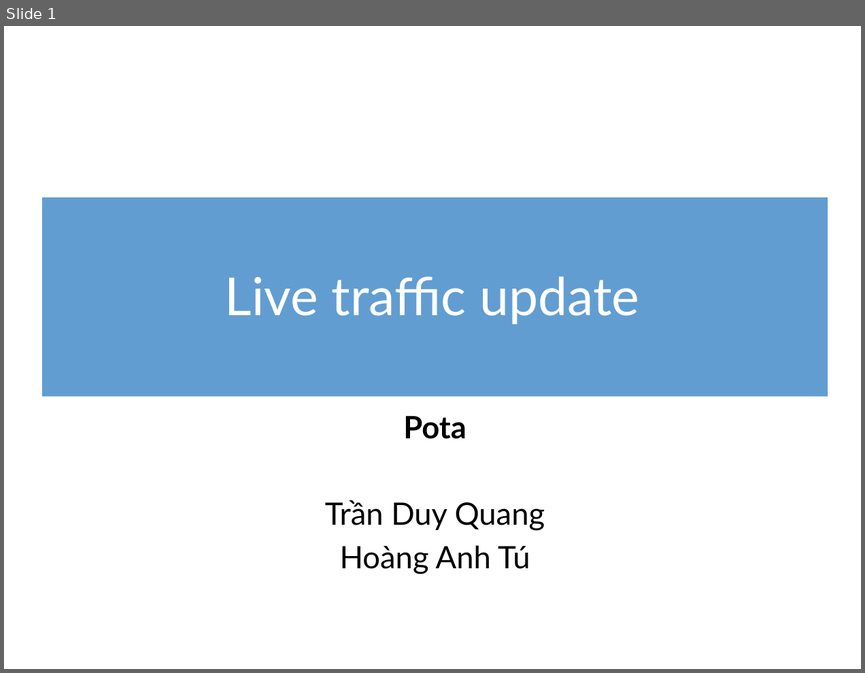
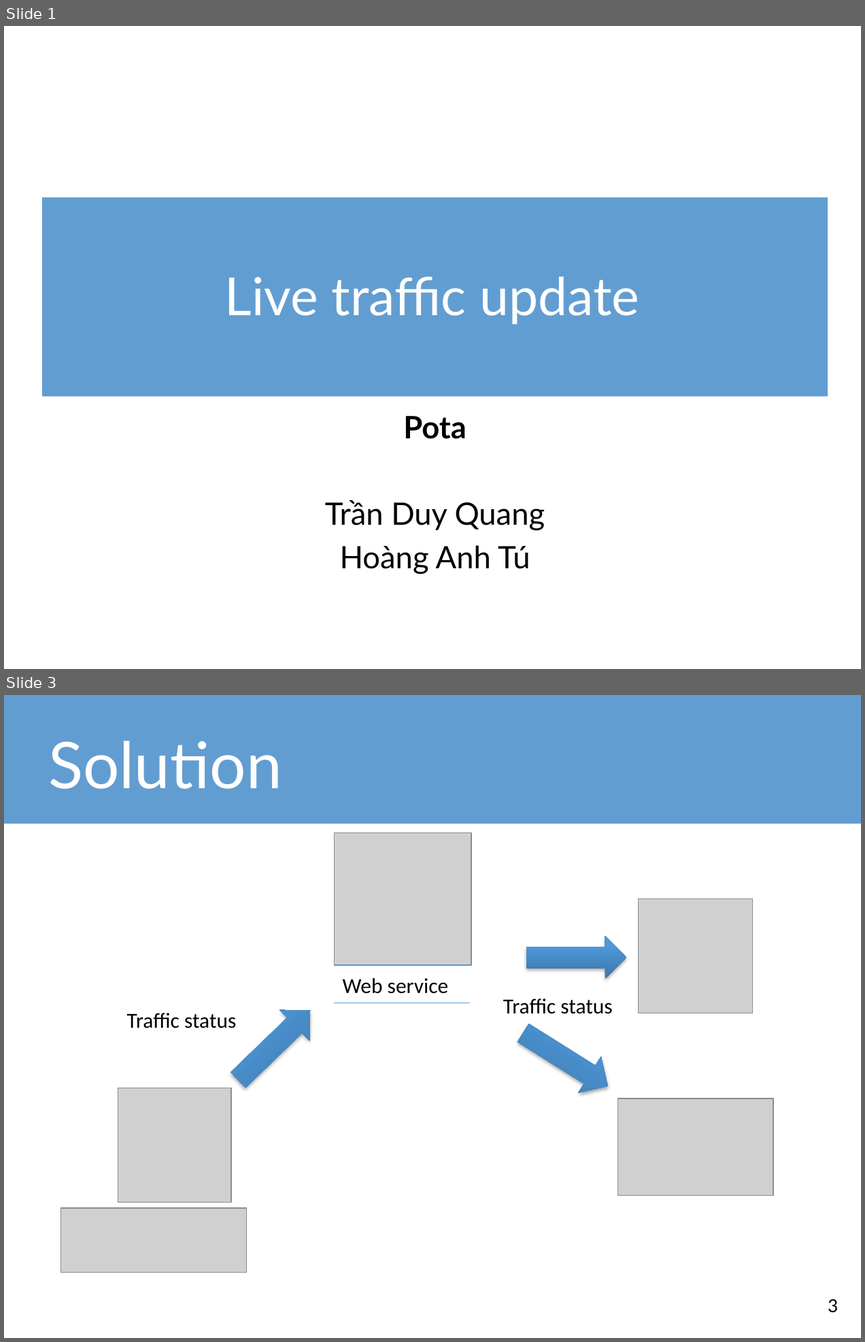
Before and after one commit to tdquang7/pota-hack-livetraffice, a slide deck: m2WorkHackathon-LiveTrafficUpdate.pptx. Shown one above the other, each under a label of ours: slide 1 before the commit, slides 1 and 3 after it; the slides between them are not shown. The pictures are 865x673 and 865x1342 pixels, drawn with LibreOffice and Linux fonts; fonts in the diff are those of the drawing; grey boxes stand for pictures. Boxes give left, top, right and bottom in pixels: in the first picture for what was removed or moved away, otherwise in the second. Text is boxed around its words. In the diff, an @@ line names an element or a change of style, - is before the commit and + after.

```diff
--- a/m2WorkHackathon-LiveTrafficUpdate.pptx
+++ b/m2WorkHackathon-LiveTrafficUpdate.pptx
@@ slide 3 added at bbox=[4, 695, 861, 1338], background #FFFFFF @@
@@ rectangle added at bbox=[4, 695, 861, 824], fill #629DD1 @@
@@ title added at bbox=[48, 741, 282, 789], 54 pt, text #FFFFFF @@
+Solution
@@ picture added at bbox=[334, 833, 471, 965] @@
@@ picture added at bbox=[638, 899, 752, 1013] @@
@@ right arrow added at bbox=[527, 936, 627, 979], fill gradient #3D76A8 to #4F99DB to #4C9ADE @@
@@ line added from (334, 965) to (469, 965), #5D9ACF 0.75 pt @@
@@ text added at bbox=[343, 978, 449, 994], 18 pt, text #000000 @@
+Web service
@@ right arrow added at bbox=[224, 995, 325, 1096], fill gradient #3D76A8 to #4F99DB to #4C9ADE @@
@@ text added at bbox=[503, 998, 612, 1014], 18 pt, text #000000 @@
+Traffic status
@@ text added at bbox=[127, 1013, 236, 1028], 18 pt, text #000000 @@
+Traffic status
@@ line added from (334, 1002) to (469, 1002), #5D9ACF 0.75 pt @@
@@ right arrow added at bbox=[512, 1015, 619, 1104], fill gradient #3D76A8 to #4F99DB to #4C9ADE @@
@@ picture added at bbox=[118, 1087, 231, 1202] @@
@@ picture added at bbox=[617, 1098, 772, 1195] @@
@@ picture added at bbox=[60, 1207, 247, 1272] @@
@@ page number added at bbox=[827, 1299, 838, 1312], 15 pt, text #000000 @@
+3
```
Also in this commit, not shown: 3 slides changed, 10 other slides added, 3 slides removed, 1 other file.
